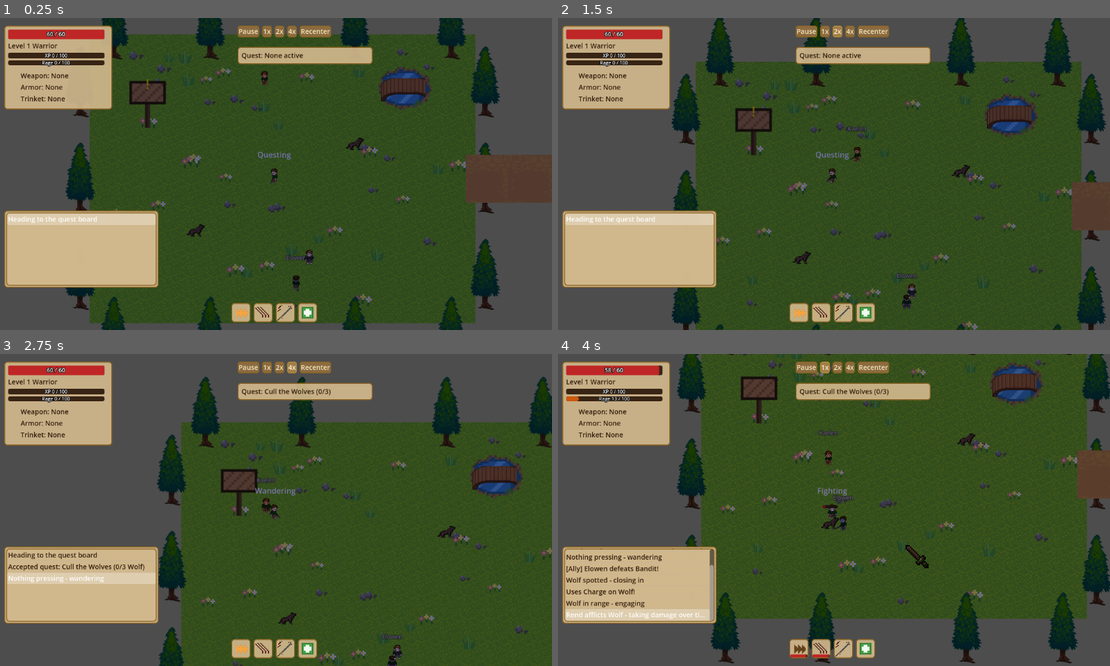
Above: before the commit, frames 1-4 (two rows, left to right).
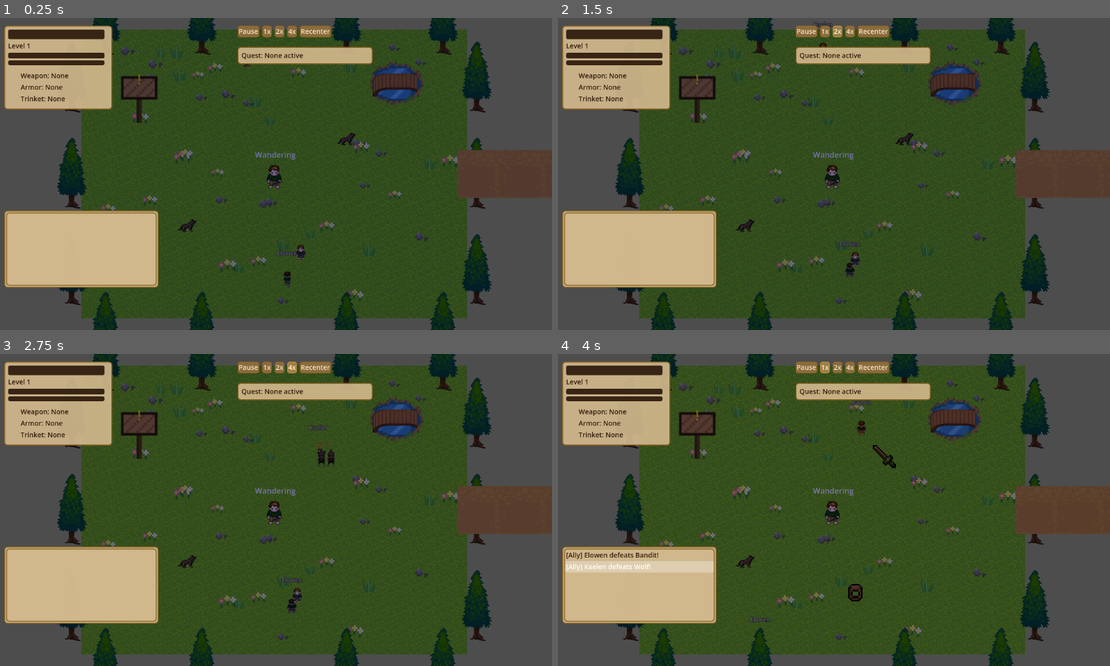
Above: after the commit, the same moments.

Repository: HexaLoid/ai-world-spectator
Game: Godot game, scene res://scenes/Main.tscn
The game is run twice, just before and just after one commit, with the same random seed, the same clock (stepped at 60 frames per second) and the same inputs.
Inputs:
- Up to frame 1 (0.25 s): no input
- Up to frame 2 (1.5 s): click "1x" at 0.5 s; click "2x" at 1.25 s
- Up to frame 3 (2.75 s): click "4x" at 2 s
- Up to frame 4 (4 s): click "Recenter" at 2.75 s; click "1x" at 3.5 s

The runs differ from the first frame. In frame 1, 14% of the frame differs, in the area x 1-100%, y 0-100%; in frame 2, 34%; in frame 3, 43%; in frame 4, 39%.
Error after the commit: Parse Error: Static function "should_equip()" not found in base "LootTable". (res://scripts/entities/character.gd:545)

Commit message:
Give items slots and multi-stat definitions (27 items, six slots)
Co-Authored-By: Claude Sonnet 5 <noreply@anthropic.com>

Diff:
--- a/scripts/systems/loot_table.gd
+++ b/scripts/systems/loot_table.gd
@@ -1,26 +1,64 @@
 class_name LootTable
 extends RefCounted
 
-## Static item definitions. Each entry's "type" is "weapon", "armor",
-## "trinket", or "consumable"; weapons carry a "damage" stat, armor carries
-## a "max_hp" stat, trinkets carry a "crit_chance" stat (0.0-1.0, chance an
-## attack doubles its damage), consumables carry a "heal" amount. "rarity"
-## (common/uncommon/rare/epic) drives RARITY_COLORS for HUD display and
-## RARITY_WEIGHTS for how often roll_drop() picks it. Callers read these
-## fields directly (see Character._acquire_item).
+## Equipment slots, in HUD display order.
+const SLOTS := ["weapon", "offhand", "head", "chest", "neck", "ring"]
+
+## Display names for each slot (HUD tooltips).
+const SLOT_LABELS := {
+	"weapon": "Weapon", "offhand": "Off-hand", "head": "Head",
+	"chest": "Chest", "neck": "Neck", "ring": "Ring",
+}
+
+## Stat keys an item's "stats" dictionary may use, in the order they are
+## listed in text ("+7 damage, +2 STR"), with their short display labels.
+const STAT_ORDER := ["damage", "armor", "max_hp", "crit_chance", "strength", "intellect"]
+const STAT_LABELS := {
+	"damage": "damage", "armor": "armor", "max_hp": "HP",
+	"crit_chance": "crit", "strength": "STR", "intellect": "INT",
+}
+
+## Static item definitions. Gear entries have "slot" (one of SLOTS), "rarity"
+## (common/uncommon/rare/epic — drives RARITY_COLORS and RARITY_WEIGHTS),
+## "level_req", "icon", and a "stats" dictionary using STAT_LABELS keys
+## ("crit_chance" is a 0.0-1.0 fraction). Consumables have "type":
+## "consumable" and a "heal" amount, and no slot. Equip decisions live in
+## ItemScoring; derived-stat math lives in StatCalculator.
 const ITEMS := {
-	"rusty_sword": {"type": "weapon", "damage": 4, "rarity": "common", "icon": "res://assets/icons/sword_rusty_icon.png"},
-	"iron_sword": {"type": "weapon", "damage": 7, "rarity": "uncommon", "icon": "res://assets/icons/sword_iron_icon.png"},
-	"steel_sword": {"type": "weapon", "damage": 11, "rarity": "rare", "icon": "res://assets/icons/steel_sword_icon.png"},
-	"warlords_greatsword": {"type": "weapon", "damage": 18, "rarity": "epic", "icon": "res://assets/icons/warlords_greatsword_icon.png"},
-	"leather_armor": {"type": "armor", "max_hp": 15, "rarity": "common", "icon": "res://assets/icons/armor_icon.png"},
-	"chainmail_armor": {"type": "armor", "max_hp": 25, "rarity": "rare", "icon": "res://assets/icons/chainmail_armor_icon.png"},
-	"champions_plate": {"type": "armor", "max_hp": 40, "rarity": "epic", "icon": "res://assets/icons/champions_plate_icon.png"},
-	"lucky_charm": {"type": "trinket", "crit_chance": 0.05, "rarity": "common", "icon": "res://assets/icons/lucky_charm_icon.png"},
-	"ring_of_fortune": {"type": "trinket", "crit_chance": 0.12, "rarity": "rare", "icon": "res://assets/icons/ring_of_fortune_icon.png"},
-	"amulet_of_wrath": {"type": "trinket", "crit_chance": 0.20, "rarity": "epic", "icon": "res://assets/icons/amulet_of_wrath_icon.png"},
-	"crown_of_thornfield": {"type": "trinket", "crit_chance": 0.25, "rarity": "epic", "icon": "res://assets/icons/crown_of_thornfield_icon.png"},
+	# Weapons
+	"rusty_sword": {"slot": "weapon", "rarity": "common", "level_req": 1, "icon": "res://assets/icons/sword_rusty_icon.png", "stats": {"damage": 4}},
+	"iron_sword": {"slot": "weapon", "rarity": "uncommon", "level_req": 1, "icon": "res://assets/icons/sword_iron_icon.png", "stats": {"damage": 7}},
+	"steel_sword": {"slot": "weapon", "rarity": "rare", "level_req": 3, "icon": "res://assets/icons/steel_sword_icon.png", "stats": {"damage": 11, "strength": 2}},
+	"warlords_greatsword": {"slot": "weapon", "rarity": "epic", "level_req": 3, "icon": "res://assets/icons/warlords_greatsword_icon.png", "stats": {"damage": 18, "strength": 4}},
+	"apprentice_staff": {"slot": "weapon", "rarity": "common", "level_req": 1, "icon": "res://assets/icons/apprentice_staff_icon.png", "stats": {"damage": 3, "intellect": 2}},
+	"oak_staff": {"slot": "weapon", "rarity": "uncommon", "level_req": 2, "icon": "res://assets/icons/oak_staff_icon.png", "stats": {"damage": 5, "intellect": 4}},
+	"arcane_staff": {"slot": "weapon", "rarity": "rare", "level_req": 3, "icon": "res://assets/icons/arcane_staff_icon.png", "stats": {"damage": 8, "intellect": 7}},
+	# Off-hand
+	"wooden_shield": {"slot": "offhand", "rarity": "common", "level_req": 1, "icon": "res://assets/icons/wooden_shield_icon.png", "stats": {"armor": 3}},
+	"iron_shield": {"slot": "offhand", "rarity": "uncommon", "level_req": 2, "icon": "res://assets/icons/iron_shield_icon.png", "stats": {"armor": 5, "max_hp": 8}},
+	"tower_shield": {"slot": "offhand", "rarity": "rare", "level_req": 3, "icon": "res://assets/icons/tower_shield_icon.png", "stats": {"armor": 8, "max_hp": 15, "strength": 1}},
+	# Head
+	"leather_cap": {"slot": "head", "rarity": "common", "level_req": 1, "icon": "res://assets/icons/leather_cap_icon.png", "stats": {"armor": 1, "max_hp": 5}},
+	"iron_helm": {"slot": "head", "rarity": "uncommon", "level_req": 2, "icon": "res://assets/icons/iron_helm_icon.png", "stats": {"armor": 2, "max_hp": 10}},
+	"steel_helm": {"slot": "head", "rarity": "rare", "level_req": 3, "icon": "res://assets/icons/steel_helm_icon.png", "stats": {"armor": 4, "max_hp": 15, "strength": 2}},
+	"crown_of_thornfield": {"slot": "head", "rarity": "epic", "level_req": 3, "icon": "res://assets/icons/crown_of_thornfield_icon.png", "stats": {"armor": 3, "max_hp": 15, "crit_chance": 0.10, "strength": 3, "intellect": 3}},
+	# Chest
+	"leather_armor": {"slot": "chest", "rarity": "common", "level_req": 1, "icon": "res://assets/icons/armor_icon.png", "stats": {"armor": 2, "max_hp": 15}},
+	"chainmail_armor": {"slot": "chest", "rarity": "rare", "level_req": 3, "icon": "res://assets/icons/chainmail_armor_icon.png", "stats": {"armor": 5, "max_hp": 25}},
+	"champions_plate": {"slot": "chest", "rarity": "epic", "level_req": 3, "icon": "res://assets/icons/champions_plate_icon.png", "stats": {"armor": 9, "max_hp": 40, "strength": 3}},
+	# Neck
+	"lucky_charm": {"slot": "neck", "rarity": "common", "level_req": 1, "icon": "res://assets/icons/lucky_charm_icon.png", "stats": {"crit_chance": 0.05}},
+	"silver_necklace": {"slot": "neck", "rarity": "uncommon", "level_req": 2, "icon": "res://assets/icons/silver_necklace_icon.png", "stats": {"max_hp": 10, "crit_chance": 0.06}},
+	"sage_pendant": {"slot": "neck", "rarity": "rare", "level_req": 3, "icon": "res://assets/icons/sage_pendant_icon.png", "stats": {"intellect": 5, "crit_chance": 0.08}},
+	"amulet_of_wrath": {"slot": "neck", "rarity": "epic", "level_req": 3, "icon": "res://assets/icons/amulet_of_wrath_icon.png", "stats": {"damage": 2, "strength": 3, "crit_chance": 0.20}},
+	# Ring
+	"copper_ring": {"slot": "ring", "rarity": "common", "level_req": 1, "icon": "res://assets/icons/copper_ring_icon.png", "stats": {"crit_chance": 0.03, "max_hp": 5}},
+	"ring_of_vigor": {"slot": "ring", "rarity": "uncommon", "level_req": 2, "icon": "res://assets/icons/ring_of_vigor_icon.png", "stats": {"max_hp": 20}},
+	"ring_of_fortune": {"slot": "ring", "rarity": "rare", "level_req": 3, "icon": "res://assets/icons/ring_of_fortune_icon.png", "stats": {"crit_chance": 0.12}},
+	"signet_of_power": {"slot": "ring", "rarity": "rare", "level_req": 3, "icon": "res://assets/icons/signet_of_power_icon.png", "stats": {"damage": 3, "strength": 2, "intellect": 2}},
+	# Consumables
 	"health_potion": {"type": "consumable", "heal": 20, "rarity": "common", "icon": "res://assets/icons/potion_icon.png"},
+	"greater_health_potion": {"type": "consumable", "heal": 45, "rarity": "uncommon", "icon": "res://assets/icons/greater_health_potion_icon.png"},
 }
 
 ## Human-readable item name for the HUD and activity log ("iron_sword" ->
@@ -60,35 +98,3 @@
 		if roll <= cumulative:
 			return item_id
 	return ITEMS.keys()[0]
-
-## Returns true if candidate_item_id should replace whatever is currently in
-## equipped_item_id's slot. IMPORTANT: callers must only compare items within the
-## SAME equipment slot (weapon vs weapon, armor vs armor, trinket vs trinket) —
-## this function assumes that and never mixes slots itself. Consumables never
-## "equip" (always false). An empty equipped_item_id (empty slot) always accepts
-## a valid non-consumable candidate. Unknown/malformed item ids fail closed
-## (return false) rather than erroring — every lookup here goes through
-## Dictionary.get() with a safe default.
-static func should_equip(equipped_item_id: String, candidate_item_id: String) -> bool:
-	var candidate: Dictionary = ITEMS.get(candidate_item_id, {})
-	if candidate.is_empty():
-		return false
-	var candidate_type: String = candidate.get("type", "")
-	if candidate_type == "consumable":
-		return false
-	if equipped_item_id == "":
-		return true
-	var equipped: Dictionary = ITEMS.get(equipped_item_id, {})
-	if equipped.get("type", "") != candidate_type:
-		return false
-	var stat_key := _stat_key_for_type(candidate_type)
-	return candidate.get(stat_key, 0) > equipped.get(stat_key, 0)
-
-static func _stat_key_for_type(item_type: String) -> String:
-	match item_type:
-		"weapon":
-			return "damage"
-		"trinket":
-			return "crit_chance"
-		_:
-			return "max_hp"
--- a/tests/run_tests.gd
+++ b/tests/run_tests.gd
@@ -7,6 +7,7 @@
 
 const SUITES := [
 	"res://tests/suite_ability_table.gd",
+	"res://tests/suite_loot_table.gd",
 ]
 
 var checks := 0
--- /dev/null
+++ b/tests/suite_loot_table.gd
@@ -0,0 +1,44 @@
+extends RefCounted
+
+func run(t) -> void:
+	t.check(LootTable.SLOTS.size() == 6, "six equipment slots")
+	var items_per_slot := {}
+	var has_level_one_common := {}
+	for item_id in LootTable.ITEMS:
+		var item: Dictionary = LootTable.ITEMS[item_id]
+		t.check(LootTable.RARITY_WEIGHTS.has(item.get("rarity", "")), "%s has a valid rarity" % item_id)
+		var icon: String = item.get("icon", "")
+		t.check(icon != "" and FileAccess.file_exists(icon), "%s icon exists (%s)" % [item_id, icon])
+		if item.get("type", "") == "consumable":
+			t.check(int(item.get("heal", 0)) > 0, "%s heals" % item_id)
+			t.check(not item.has("slot"), "%s (consumable) has no slot" % item_id)
+			continue
+		var slot: String = item.get("slot", "")
+		t.check(LootTable.SLOTS.has(slot), "%s has a valid slot (%s)" % [item_id, slot])
+		var stats: Dictionary = item.get("stats", {})
+		t.check(not stats.is_empty(), "%s has stats" % item_id)
+		for stat in stats:
+			t.check(LootTable.STAT_LABELS.has(stat), "%s stat %s is known" % [item_id, stat])
+		var level_req := int(item.get("level_req", 0))
+		t.check(level_req >= 1 and level_req <= LevelingSystem.MAX_LEVEL, "%s level_req in range" % item_id)
+		if item.get("rarity", "") == "epic":
+			t.check(level_req <= 3, "%s (epic) is equippable by the level a boss/quest hands it out" % item_id)
+		items_per_slot[slot] = int(items_per_slot.get(slot, 0)) + 1
+		if item.get("rarity", "") == "common" and level_req == 1:
+			has_level_one_common[slot] = true
+	for slot in LootTable.SLOTS:
+		t.check(int(items_per_slot.get(slot, 0)) >= 3, "slot %s has at least three items" % slot)
+		t.check(has_level_one_common.has(slot), "slot %s has a common level-1 item" % slot)
+	for quest in QuestTable.QUESTS:
+		var reward: String = quest.get("item_reward", "")
+		if reward != "":
+			t.check(LootTable.ITEMS.has(reward), "quest %s reward %s exists" % [quest["id"], reward])
+	for boss_drop in ["iron_sword", "warlords_greatsword"]:
+		t.check(LootTable.ITEMS.has(boss_drop), "guaranteed drop %s exists" % boss_drop)
+	var rng := RandomNumberGenerator.new()
+	rng.seed = 12345
+	for i in 300:
+		var rolled := LootTable.roll_drop(rng)
+		t.check(LootTable.ITEMS.has(rolled), "rolled item exists")
+		t.check(LootTable.ITEMS[rolled]["rarity"] != "epic", "epic items never roll randomly")
+	t.check_eq(LootTable.display_name("iron_helm"), "Iron Helm", "display_name capitalizes")
Not shown, added: tests/suite_loot_table.gd.uid
